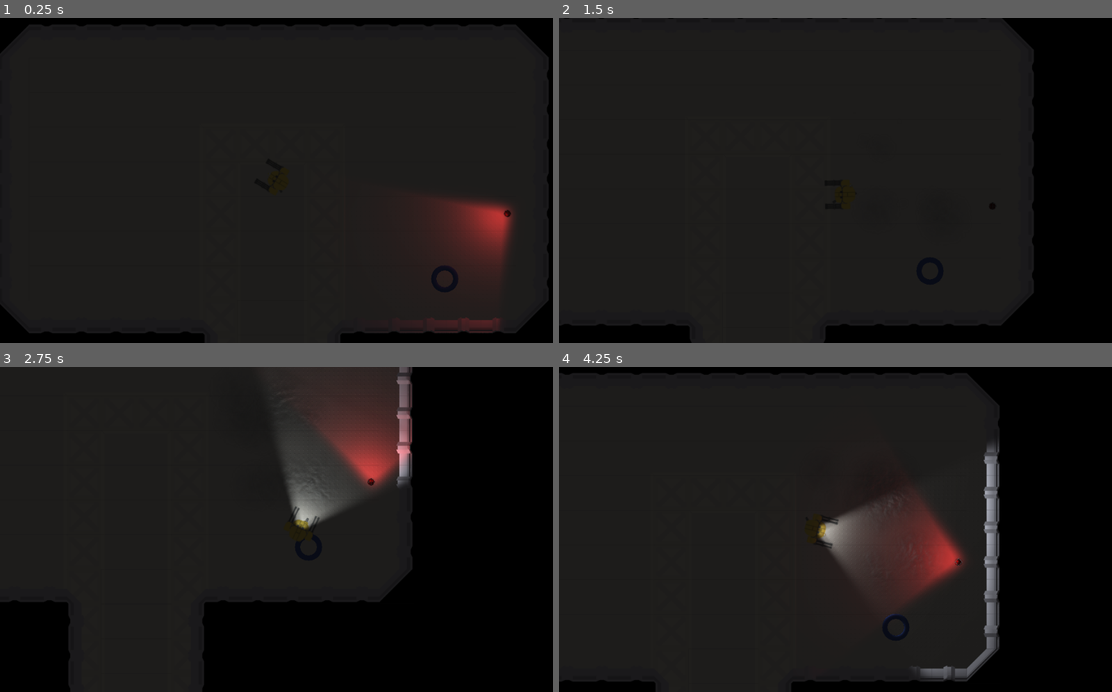
Above: before the commit, frames 1-4 (two rows, left to right).
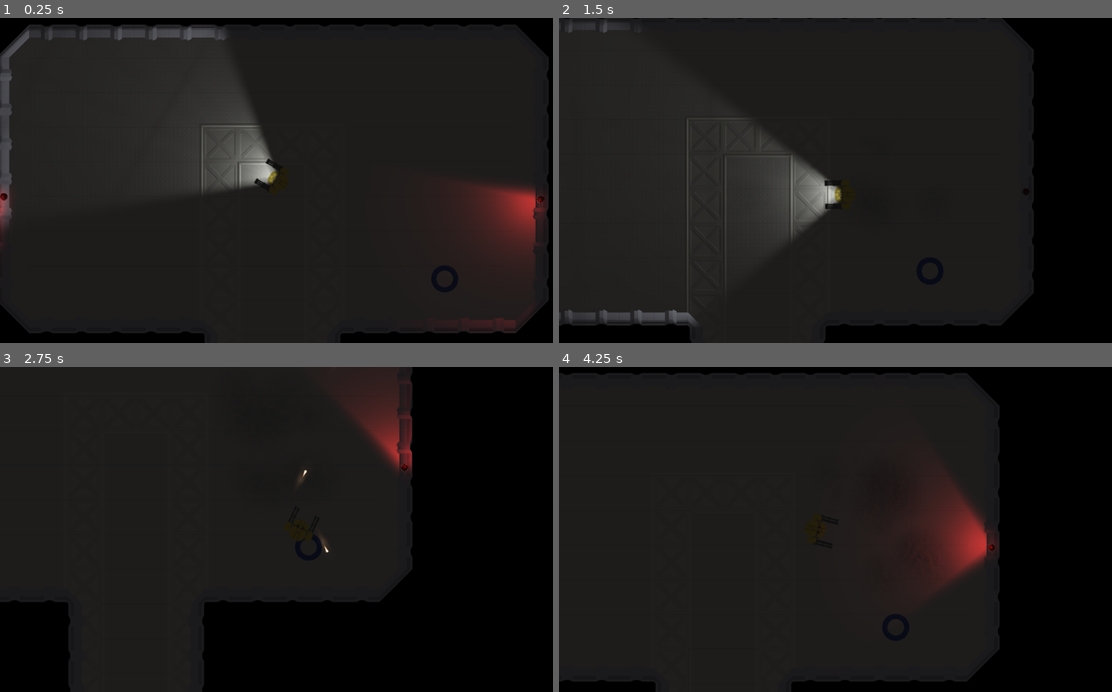
Above: after the commit, the same moments.

Repository: Henelik/robobill
Game: Godot game, scene res://scenes/light test.tscn
Two runs of this game, one before a commit and one after it. Both use one fixed random seed, a clock stepped at 60 frames per second and the inputs below.
Inputs (mouse positions are in pixels of both pictures, inside the frame that each line leads up to):
- Up to frame 1 (0.25 s): no input
- Up to frame 2 (1.5 s): move the mouse to (957, 164) at 0.52 s; hold D (right) 0.53-1.28 s; hold L (light) 0.53-1.28 s; move the mouse to (724, 196) at 1.27 s; hold S (down) from 1.28 s (still down); tap L (light) at 1.35 s
- Up to frame 3 (2.75 s): move the mouse to (331, 458) at 2.02 s; release S (down) at 2.03 s; press the mouse at (331, 458) at 2.03 s; hold D (right) from 2.03 s (still down); tap L (light) at 2.3 s
- Up to frame 4 (4.25 s): move the mouse to (807, 594) at 2.77 s; release D (right) at 2.78 s; release the mouse at (807, 594) at 2.78 s; hold W (up) 2.78-3.53 s; tap L (light) at 2.85 s; move the mouse to (1001, 578) at 3.52 s; hold A (left) from 3.53 s (still down); hold L (light) from 3.53 s (still down)

The runs differ from the first frame. In frame 1, 8.4% of the frame differs, in the area x 0-99%, y 2-97%; in frame 2, 3.7%; in frame 3, 6.0%; in frame 4, 7.8%.

Commit message:
Fixed shadows and added bullets

Diff:
--- /dev/null
+++ b/particles/bullet/Bullet.gd
@@ -0,0 +1,9 @@
+extends RigidBody2D
+
+export (float) var initial_force = 1000
+
+func projectile_ready():
+	apply_central_impulse(global_transform.x*initial_force)
+
+func _on_Bullet_body_entered(body):
+	queue_free()
--- /dev/null
+++ b/particles/bullet/Bullet.tscn
@@ -0,0 +1,36 @@
+[gd_scene load_steps=5 format=2]
+
+[ext_resource path="res://particles/bullet/Bullet.gd" type="Script" id=1]
+[ext_resource path="res://particles/bullet/bullet.png" type="Texture" id=2]
+
+[sub_resource type="CanvasItemMaterial" id=1]
+light_mode = 1
+
+[sub_resource type="CapsuleShape2D" id=2]
+radius = 2.81096
+height = 10.2928
+
+[node name="Bullet" type="RigidBody2D"]
+collision_layer = 0
+gravity_scale = 0.0
+contacts_reported = 1
+contact_monitor = true
+linear_damp = 0.0
+script = ExtResource( 1 )
+
+[node name="Sprite" type="Sprite" parent="."]
+material = SubResource( 1 )
+texture = ExtResource( 2 )
+
+[node name="CollisionShape2D" type="CollisionShape2D" parent="."]
+rotation = -1.57079
+shape = SubResource( 2 )
+
+[node name="Light2D" type="Light2D" parent="."]
+position = Vector2( -12.2602, 0 )
+texture = ExtResource( 2 )
+texture_scale = 5.0
+color = Color( 1, 0.74902, 0.564706, 1 )
+energy = 0.5
+range_height = 10.0
+[connection signal="body_entered" from="." to="." method="_on_Bullet_body_entered"]
--- /dev/null
+++ b/particles/smoke/smoke_material.tres
@@ -0,0 +1,7 @@
+[gd_resource type="CanvasItemMaterial" format=2]
+
+[resource]
+particles_animation = true
+particles_anim_h_frames = 8
+particles_anim_v_frames = 8
+particles_anim_loop = false
--- a/playerParts/weapons/Minigun.gd
+++ b/playerParts/weapons/Minigun.gd
@@ -5,14 +5,27 @@
 export (float) var starting_fire_rate = 1
 export (float) var max_fire_rate = 10
 export (float) var fire_rate_acceleration = 5
+export (float) var spread_range = .01
 var current_fire_rate : float = starting_fire_rate
 var time_since_last_fire : float = 0
 
 export (NodePath) var animation_player_path
 var animation_player
 
+export (NodePath) var bullet_source_path
+var bullet_source
+
+export (String) var bullet_path
+var bullet_prefab
+
+export (NodePath) var heat_particles_path
+var heat_particles
+
 func _ready():
 	animation_player = get_node(animation_player_path)
+	bullet_source = get_node(bullet_source_path)
+	bullet_prefab = load(bullet_path)
+	heat_particles = get_node(heat_particles_path)
 
 func _process(delta):
 	if firing:
@@ -20,9 +33,29 @@
 		current_fire_rate = min(max(current_fire_rate, starting_fire_rate), max_fire_rate)
 		animation_player.play("Fire")
 		time_since_last_fire += delta
+		if time_since_last_fire > 1/current_fire_rate:
+			fire_bullet()
+			time_since_last_fire = 0
 	else:
 		current_fire_rate -= fire_rate_acceleration*delta
 		current_fire_rate = min(max(current_fire_rate, 0), max_fire_rate)
 		# animation_player.play("Idle")
 		time_since_last_fire = 0
 	animation_player.playback_speed = current_fire_rate
+
+	if current_fire_rate == max_fire_rate:
+		heat_particles.emitting = true
+	else:
+		heat_particles.emitting = false
+
+func fire_bullet():
+	var bullet = bullet_prefab.instance()
+	get_tree().get_root().add_child(bullet)
+	bullet.position = bullet_source.global_position
+	var spread = (randf()*2-1)*spread_range*current_fire_rate
+	if scale.y == -1: # hack to invert the rotation of a flipped weapon
+		bullet.rotation = 6.28 - bullet_source.global_transform.get_rotation()+spread
+	else:
+		bullet.rotation = bullet_source.global_transform.get_rotation()+spread
+	bullet.scale = Vector2(1,1)
+	bullet.projectile_ready()
--- a/playerParts/weapons/Minigun.tscn
+++ b/playerParts/weapons/Minigun.tscn
@@ -1,8 +1,13 @@
-[gd_scene load_steps=6 format=2]
+[gd_scene load_steps=11 format=2]
 
 [ext_resource path="res://images/weapons/minigun/col.png" type="Texture" id=1]
 [ext_resource path="res://images/weapons/minigun/nor.png" type="Texture" id=2]
 [ext_resource path="res://playerParts/weapons/Minigun.gd" type="Script" id=3]
+[ext_resource path="res://particles/smoke/smoke_material.tres" type="Material" id=4]
+[ext_resource path="res://particles/smoke/smoke_sheet_a.png" type="Texture" id=5]
+[ext_resource path="res://particles/smoke/smoke_sheet_nor.png" type="Texture" id=6]
+[ext_resource path="res://particles/casing/casing.png" type="Texture" id=7]
+[ext_resource path="res://particles/casing/casing_nor.png" type="Texture" id=8]
 
 [sub_resource type="Animation" id=1]
 resource_name = "Fire"
@@ -68,8 +73,54 @@
 vframes = 4
 hframes = 4
 script = ExtResource( 3 )
+max_fire_rate = 20.0
 animation_player_path = NodePath("MinigunPlayer")
+bullet_source_path = NodePath("BulletSource")
+bullet_path = "res://particles/bullet/bullet.tscn"
+heat_particles_path = NodePath("HeatParticles")
 
 [node name="MinigunPlayer" type="AnimationPlayer" parent="."]
 anims/Fire = SubResource( 1 )
 anims/Idle = SubResource( 2 )
+
+[node name="BulletSource" type="Node2D" parent="."]
+position = Vector2( 25.5273, -21.5661 )
+
+[node name="HeatParticles" type="CPUParticles2D" parent="."]
+modulate = Color( 0.501961, 0.501961, 0.501961, 0.152941 )
+material = ExtResource( 4 )
+position = Vector2( -14.2354, -25.5015 )
+rotation = -1.57079
+amount = 10
+lifetime = 3.0
+local_coords = false
+texture = ExtResource( 5 )
+normalmap = ExtResource( 6 )
+emission_shape = 1
+emission_sphere_radius = 10.0
+gravity = Vector2( 0, 0 )
+initial_velocity = 30.0
+initial_velocity_random = 0.5
+damping = 5.0
+damping_random = 0.1
+angle = 107.0
+angle_random = 1.0
+scale_amount = 0.75
+anim_speed = 1.0
+anim_speed_random = 0.1
+
+[node name="CasingParticles" type="CPUParticles2D" parent="."]
+visible = false
+position = Vector2( -14.2997, -25.4216 )
+rotation = -1.57079
+amount = 10
+lifetime = 5.0
+local_coords = false
+texture = ExtResource( 7 )
+normalmap = ExtResource( 8 )
+gravity = Vector2( 0, 0 )
+initial_velocity = 50.0
+angular_velocity = 10.0
+angular_velocity_random = 0.5
+damping = 50.0
+scale_amount = 0.5
--- a/scenes/Player.tscn
+++ b/scenes/Player.tscn
@@ -11,7 +11,11 @@
 [sub_resource type="CircleShape2D" id=1]
 radius = 20.3674
 
-[sub_resource type="Animation" id=6]
+[sub_resource type="OccluderPolygon2D" id=4]
+cull_mode = 2
+polygon = PoolVector2Array( 17.1855, 5.9313, 17.1855, -5.98828, 6.62813, -14.5023, -11.7621, -13.14, -18.9139, -7.35052, -18.5733, 7.29355, -11.7621, 13.0831, 6.62813, 15.1264 )
+
+[sub_resource type="Animation" id=2]
 tracks/0/type = "value"
 tracks/0/path = NodePath(".:frame")
 tracks/0/interp = 1
@@ -63,6 +67,7 @@
 right_weapon_path = NodePath("Body/Minigun2")
 
 [node name="Camera2D" type="Camera2D" parent="."]
+visible = false
 current = true
 process_mode = 0
 smoothing_enabled = true
@@ -72,28 +77,36 @@
 drag_margin_bottom = 0.0
 
 [node name="CollisionShape2D" type="CollisionShape2D" parent="."]
+visible = false
 shape = SubResource( 1 )
 
 [node name="Body" type="Sprite" parent="."]
+light_mask = 3
 z_index = 10
 texture = ExtResource( 2 )
 normal_map = ExtResource( 3 )
 
 [node name="Light2D" type="Light2D" parent="Body"]
-visible = false
 texture = ExtResource( 4 )
 color = Color( 0.933333, 0.992157, 1, 1 )
 range_height = 50.0
+range_item_cull_mask = 2
 shadow_enabled = true
 shadow_filter = 3
 shadow_filter_smooth = 7.0
+shadow_item_cull_mask = 2
 
 [node name="Minigun" parent="Body" instance=ExtResource( 5 )]
 
 [node name="Minigun2" parent="Body" instance=ExtResource( 5 )]
 scale = Vector2( 1, -1 )
 
+[node name="LightOccluder2D" type="LightOccluder2D" parent="Body"]
+occluder = SubResource( 4 )
+
 [node name="Legs" type="Sprite" parent="."]
+visible = false
+light_mask = 3
 z_index = 1
 texture = ExtResource( 6 )
 normal_map = ExtResource( 7 )
--- a/scenes/environment/Alarm Light.tscn
+++ b/scenes/environment/Alarm Light.tscn
@@ -11,7 +11,6 @@
 [ext_resource path="res://images/environ/mars_interior/props/alarm_light_cage_nor.png" type="Texture" id=9]
 
 [node name="Alarm Light" type="Sprite"]
-editor/display_folded = true
 position = Vector2( 555.029, 321.248 )
 z_index = 40
 texture = ExtResource( 1 )
@@ -24,7 +23,6 @@
 lightColor = Color( 1, 0.160784, 0.160784, 1 )
 
 [node name="light" type="Sprite" parent="."]
-editor/display_folded = true
 texture = ExtResource( 4 )
 normal_map = ExtResource( 6 )
 
--- a/scenes/light test.tscn
+++ b/scenes/light test.tscn
@@ -6,8 +6,9 @@
 [ext_resource path="res://images/environ/mars_interior/mars_walls.tres" type="TileSet" id=4]
 [ext_resource path="res://scenes/Player.tscn" type="PackedScene" id=5]
 [ext_resource path="res://scenes/environment/Alarm Light.tscn" type="PackedScene" id=6]
-[ext_resource path="res://images/particles/smoke/smoke_sheet_a.png" type="Texture" id=7]
-[ext_resource path="res://images/particles/smoke/smoke_sheet_nor.png" type="Texture" id=8]
+[ext_resource path="res://particles/smoke/smoke_sheet_a.png" type="Texture" id=7]
+[ext_resource path="res://particles/smoke/smoke_sheet_nor.png" type="Texture" id=8]
+[ext_resource path="res://images/linear_radial.png" type="Texture" id=9]
 
 [sub_resource type="CanvasItemMaterial" id=1]
 particles_animation = true
@@ -26,14 +27,18 @@
 
 [node name="Floors" type="TileMap" parent="."]
 modulate = Color( 1, 0.956863, 0.913725, 1 )
+light_mask = 3
 position = Vector2( 0, 1 )
 z_index = -10
 tile_set = ExtResource( 3 )
+occluder_light_mask = 3
 format = 1
 tile_data = PoolIntArray( -6, 1, 0, -5, 1, 1, -4, 1, 1, -3, 1, 1, -2, 1, 1, -1, 1, 1, -65536, 1, 1, -65535, 1, 1, -6553 …(5090 unchanged characters)…
 
 [node name="Walls" type="TileMap" parent="Floors"]
+light_mask = 3
 tile_set = ExtResource( 4 )
+occluder_light_mask = 3
 format = 1
 tile_data = PoolIntArray( -6, 0, 3, -5, 0, 131073, -4, 0, 131073, -3, 0, 131073, -2, 0, 131073, -1, 0, 131073, -65536,  …(5351 unchanged characters)…
 
@@ -41,12 +46,38 @@
 position = Vector2( 137.824, 227.513 )
 
 [node name="Alarm Light" parent="." instance=ExtResource( 6 )]
-position = Vector2( 560.591, 288.802 )
+light_mask = 3
+position = Vector2( 622.322, 262.224 )
+
+[node name="Alarm Light2" parent="." instance=ExtResource( 6 )]
+light_mask = 3
+position = Vector2( -367.674, 257.224 )
 
 [node name="CPUParticles2D" type="CPUParticles2D" parent="."]
 modulate = Color( 1, 1, 1, 0.54902 )
 material = SubResource( 1 )
 position = Vector2( 396.124, 216.087 )
+amount = 20
+lifetime = 4.0
+local_coords = false
+texture = ExtResource( 7 )
+normalmap = ExtResource( 8 )
+emission_shape = 2
+emission_rect_extents = Vector2( 100, 100 )
+gravity = Vector2( 0, 0 )
+initial_velocity = 10.0
+initial_velocity_random = 0.5
+damping = 1.0
+angle = 360.0
+angle_random = 1.0
+color = Color( 0.517647, 0.517647, 0.517647, 0.843137 )
+anim_speed = 1.0
+anim_speed_random = 0.1
+
+[node name="CPUParticles2D2" type="CPUParticles2D" parent="."]
+modulate = Color( 1, 1, 1, 0.54902 )
+material = SubResource( 1 )
+position = Vector2( 133.891, 1125 )
 amount = 20
 lifetime = 4.0
 local_coords = false
@@ -66,3 +97,11 @@
 
 [node name="CanvasModulate" type="CanvasModulate" parent="."]
 color = Color( 0.145098, 0.145098, 0.145098, 1 )
+
+[node name="Light2D" type="Light2D" parent="."]
+light_mask = 3
+position = Vector2( -123.474, 1117.04 )
+texture = ExtResource( 9 )
+texture_scale = 1.4
+range_height = 20.0
+shadow_enabled = true
--- a/scripts/Player.gd
+++ b/scripts/Player.gd
@@ -34,6 +34,9 @@
 	right_weapon = get_node(right_weapon_path)
 
 func get_input():
+	# DEBUG
+	print(Performance.get_monitor(Performance.TIME_PROCESS))
+
 	velocity = Vector2()
 	_light_toggle_time -= 1
 	walking = false
Binary file added: particles/bullet/bullet.png
Not shown, added: particles/bullet/bullet.png.import
Binary file added: particles/casing/casing.png
Not shown, changed: particles/casing/casing.png.import
Binary file added: particles/casing/casing_nor.png
Not shown, added: particles/casing/casing_nor.png.import
Renamed: images/particles/smoke/smoke_sheet_a.png -> particles/smoke/smoke_sheet_a.png
Not shown, changed: particles/smoke/smoke_sheet_a.png.import
Renamed: images/particles/smoke/smoke_sheet_nor.png -> particles/smoke/smoke_sheet_nor.png
Not shown, added: particles/smoke/smoke_sheet_nor.png.import
Not shown: 3 places in scenes/Player.tscn that only renumber resources
Not shown: 1 places in scenes/light test.tscn that only renumber resources
